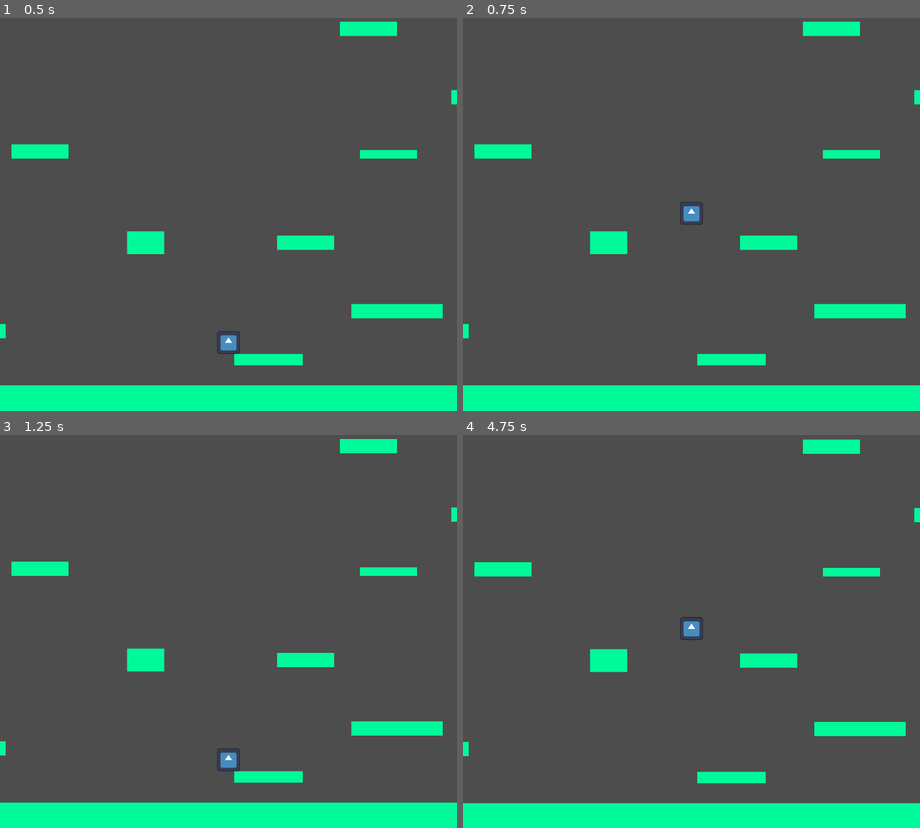
Above: before the commit, frames 1-4 (two rows, left to right).
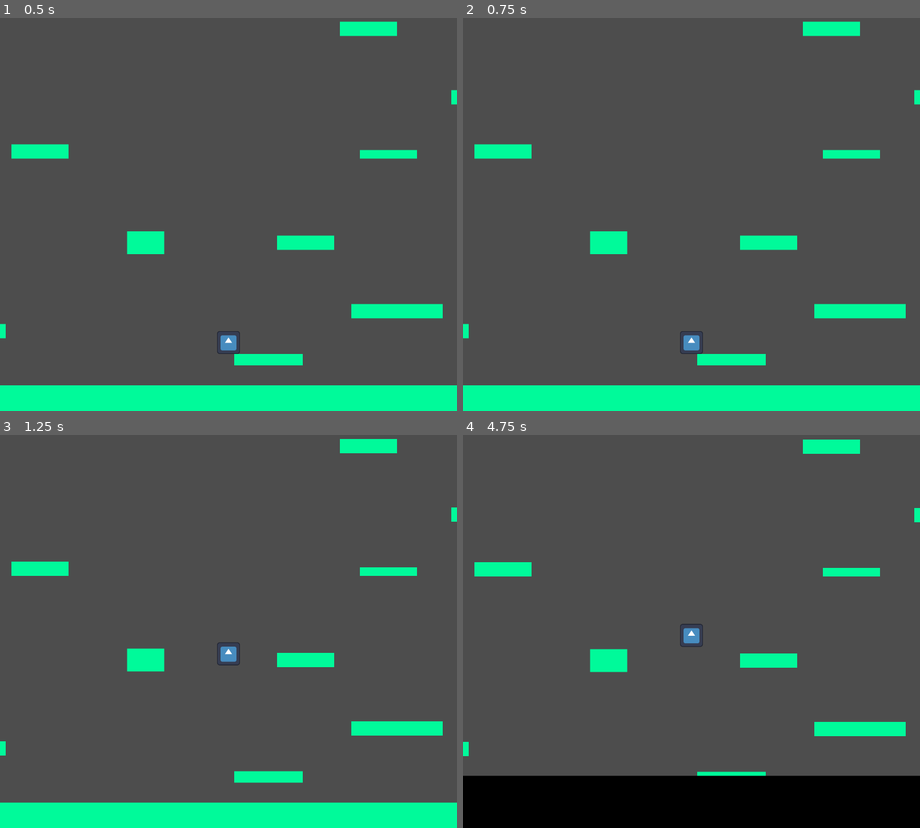
Above: after the commit, the same moments.

Repository: ArthurVayner/GameJam2026
Game: Godot game, scene res://Scenes/node_2d.tscn
The game is run twice, just before and just after one commit, with the same random seed, the same clock (stepped at 60 frames per second) and the same inputs. The engine's default icon, where the game draws it, is replaced by a stand-in: a white triangle on a blue panel in a dark square.
Inputs:
- Up to frame 1 (0.5 s): no input
- Up to frame 2 (0.75 s): tap Enter (ui_accept) at 0.5, 0.6 s; hold D (go_right) from 0.53 s (still down)
- Up to frame 3 (1.25 s): keep holding D (go_right); tap W (jump) at 0.77, 0.8, 1.07 s
- Up to frame 4 (4.75 s): tap W (jump) at 1.35, 1.52, 1.82, 2.3, 3.02, 3.32, 3.6, 3.77, 4.07, 4.52 s; tap Enter (ui_accept) at 1.55, 2.1, 2.85, 4.35 s; release D (go_right) at 2.03 s; hold A (go_left) 2.03-2.78 s; hold D (go_right) 2.78-4.28 s; hold A (go_left) from 4.28 s (still down)

Frame 1 is identical in both runs. In frame 2, 0.3% of the frame differs, in the area x 47-53%, y 46-86%; in frame 3, 0.3%; in frame 4, 14%, in the area x 0-100%, y 46-100%.

Commit message:
Added Ascending world border
Added a black world border that slowly ascends, if the player touches it he loses, it gets faster at each interval

Diff:
--- /dev/null
+++ b/Scenes/Border.tscn
@@ -0,0 +1,30 @@
+[gd_scene format=3 uid="uid://bhdtyt6xtb1ug"]
+
+[ext_resource type="Script" uid="uid://daou5f2ovbqn5" path="res://Scripts/border.gd" id="1_2u8f6"]
+[ext_resource type="Texture2D" uid="uid://bsjl2fjvntfiu" path="res://icon.svg" id="2_ls51j"]
+
+[sub_resource type="CanvasItemMaterial" id="CanvasItemMaterial_g4v7s"]
+
+[sub_resource type="RectangleShape2D" id="RectangleShape2D_ls51j"]
+size = Vector2(551, 101)
+
+[node name="Border" type="Area2D" unique_id=483146374]
+modulate = Color(0, 0, 0, 1)
+script = ExtResource("1_2u8f6")
+
+[node name="CollisionShape2D" type="CollisionShape2D" parent="." unique_id=1735023337]
+modulate = Color(0, 0, 0, 1)
+visibility_layer = 2
+material = SubResource("CanvasItemMaterial_g4v7s")
+position = Vector2(-8.5, 50.5)
+shape = SubResource("RectangleShape2D_ls51j")
+
+[node name="Sprite2D" type="Sprite2D" parent="CollisionShape2D" unique_id=1372681508]
+position = Vector2(1.335144e-05, 2.3841858e-06)
+scale = Vector2(4.3203125, 0.78906256)
+texture = ExtResource("2_ls51j")
+
+[node name="SpeedUpTimer" type="Timer" parent="." unique_id=2092766371]
+
+[connection signal="body_entered" from="." to="." method="_on_body_entered"]
+[connection signal="timeout" from="SpeedUpTimer" to="." method="_on_speed_up_timer_timeout"]
--- a/Scenes/Level.tscn
+++ b/Scenes/Level.tscn
@@ -1,6 +1,7 @@
 [gd_scene format=3 uid="uid://rjfixp4fo8ft"]
 
 [ext_resource type="PackedScene" uid="uid://dtcf2dn0fgyae" path="res://Scenes/Platform.tscn" id="1_0ba56"]
+[ext_resource type="PackedScene" uid="uid://bhdtyt6xtb1ug" path="res://Scenes/Border.tscn" id="3_8rbpu"]
 
 [node name="Level" type="Node2D" unique_id=462795862]
 
@@ -108,3 +109,18 @@
 position = Vector2(-124, 76)
 width = 20.0
 height = 5.0
+
+[node name="Border" parent="." unique_id=483146374 instance=ExtResource("3_8rbpu")]
+position = Vector2(64, 150)
+
+[node name="Platform22" parent="." unique_id=508870332 instance=ExtResource("1_0ba56")]
+position = Vector2(-203, -106)
+rotation = -1.5707964
+width = 500.0
+height = 10.0
+
+[node name="Platform23" parent="." unique_id=2144006717 instance=ExtResource("1_0ba56")]
+position = Vector2(307, -106)
+rotation = -1.5707964
+width = 500.0
+height = 10.0
--- a/Scenes/Platform.tscn
+++ b/Scenes/Platform.tscn
@@ -1,6 +1,6 @@
 [gd_scene format=3 uid="uid://dtcf2dn0fgyae"]
 
-[ext_resource type="Script" uid="uid://cfcugiim5isip" path="res://Scenes/Platform.gd" id="1_pquxj"]
+[ext_resource type="Script" uid="uid://cfcugiim5isip" path="res://Scripts/Platform.gd" id="1_pquxj"]
 
 [sub_resource type="RectangleShape2D" id="RectangleShape2D_tk1el"]
 size = Vector2(56, 10)
--- a/Scenes/node_2d.tscn
+++ b/Scenes/node_2d.tscn
@@ -1,8 +1,8 @@
 [gd_scene format=3 uid="uid://bvsdoigiupwji"]
 
-[ext_resource type="Script" uid="uid://cks2as4f3rw3o" path="res://Scenes/camera_2d.gd" id="1_6whob"]
+[ext_resource type="Script" uid="uid://cks2as4f3rw3o" path="res://Scripts/camera_2d.gd" id="1_6whob"]
 [ext_resource type="Texture2D" uid="uid://bsjl2fjvntfiu" path="res://icon.svg" id="1_j2wod"]
-[ext_resource type="Script" uid="uid://o7jkida1e3y1" path="res://Scenes/player.gd" id="1_v1qfn"]
+[ext_resource type="Script" uid="uid://o7jkida1e3y1" path="res://Scripts/player.gd" id="1_v1qfn"]
 [ext_resource type="PackedScene" uid="uid://rjfixp4fo8ft" path="res://Scenes/Level.tscn" id="4_6whob"]
 
 [sub_resource type="RectangleShape2D" id="RectangleShape2D_epeh6"]
--- /dev/null
+++ b/Scripts/border.gd
@@ -0,0 +1,22 @@
+extends Area2D
+
+
+@export var speed = 0.05
+@onready var speed_up_timer: Timer = $SpeedUpTimer
+
+
+func _process(_delta: float) -> void:
+	self.position.y -= speed
+
+func _ready() -> void:
+	speed_up_timer.start(2)
+
+func _on_body_entered(body: Node2D) -> void:
+	if body is Player:
+		get_tree().reload_current_scene()  # make this indicate that the player lost
+
+
+func _on_speed_up_timer_timeout() -> void:
+	print("border boosted")
+	speed += 0.05
+	speed_up_timer.start(2)
--- a/Scenes/camera_2d.gd
+++ b/Scripts/camera_2d.gd
@@ -21,6 +21,6 @@
 	var a= calculatePosition(global_position.y, player.global_position.y, delta)
 	global_position.y= min(a,maxCemaraYPostion)
 	maxCemaraYPostion = global_position.y
-	print(global_position.y )
+	#print(global_position.y )
 	if global_position.y - player.global_position.y <-100:
 		die()
--- a/Scenes/player.gd
+++ b/Scripts/player.gd
@@ -1,3 +1,4 @@
+class_name Player
 extends CharacterBody2D
 
 
@@ -11,7 +12,7 @@
 		velocity += get_gravity() * delta
 
 	# Handle jump.
-	if Input.is_action_just_pressed("ui_accept") and is_on_floor():
+	if Input.is_action_just_pressed("jump") and is_on_floor():
 		velocity.y = JUMP_VELOCITY
 
 	# Get the input direction and handle the movement/deceleration.
Renamed: Scenes/Platform.gd -> Scripts/Platform.gd
Renamed: Scenes/Platform.gd.uid -> Scripts/Platform.gd.uid
Not shown, added: Scripts/border.gd.uid
Renamed: Scenes/camera_2d.gd.uid -> Scripts/camera_2d.gd.uid
Renamed: Scenes/player.gd.uid -> Scripts/player.gd.uid
